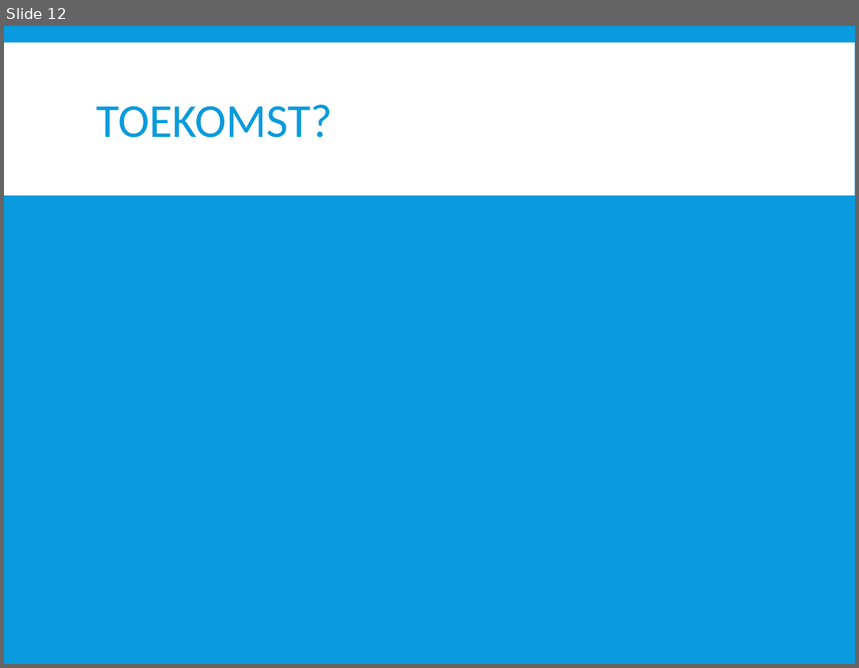
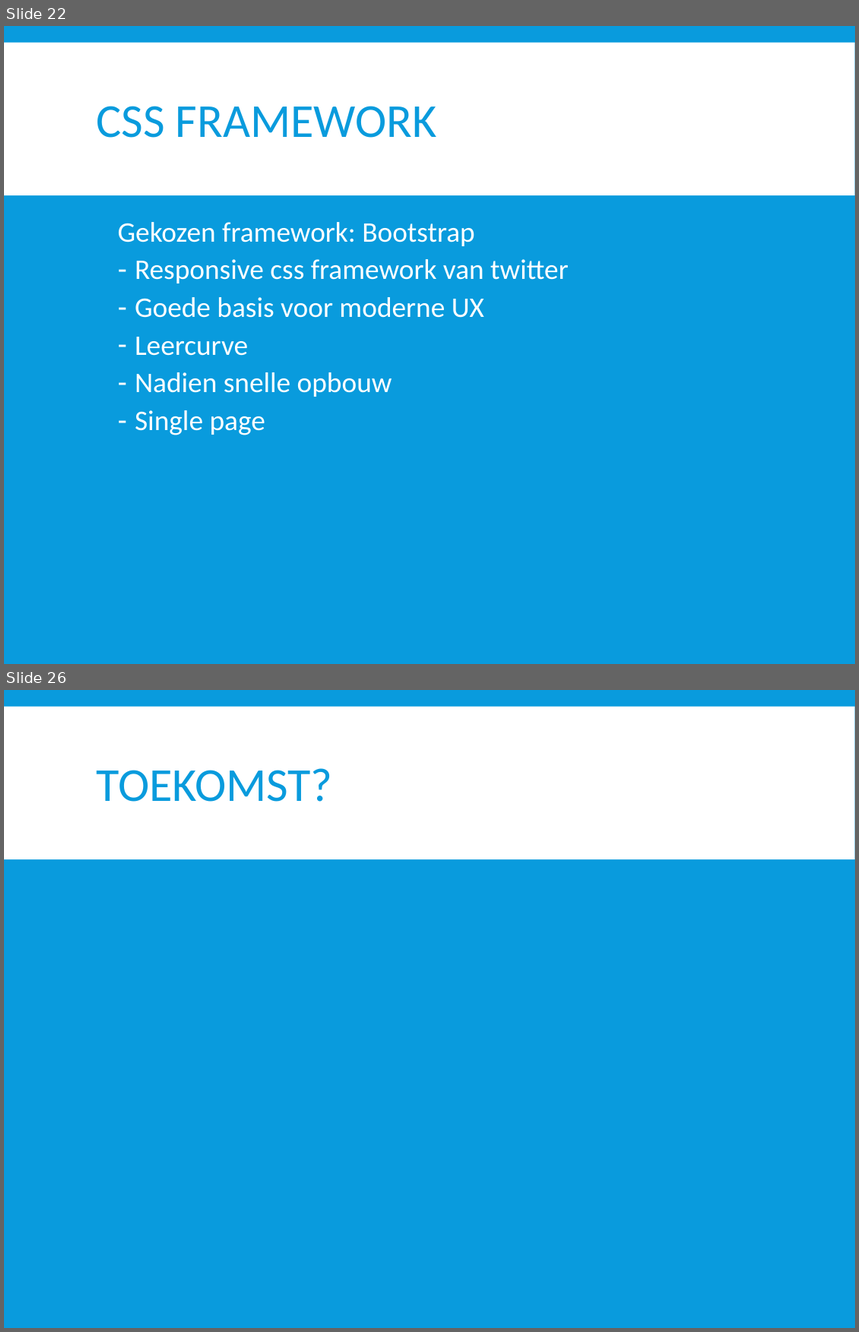
Before and after one commit to dlife/InstantInterview, a slide deck: Presentatie/2015 06 04 Presentatie II.pptx. Shown one above the other, each under a label of ours: slide 12 before the commit, slides 22 and 26 after it; the slides between them are not shown. The pictures are 859x668 and 859x1332 pixels, drawn with LibreOffice and Linux fonts; fonts in the diff are those of the drawing. Boxes give left, top, right and bottom in pixels: in the first picture for what was removed or moved away, otherwise in the second. Text is boxed around its words. In the diff, an @@ line names an element or a change of style, - is before the commit and + after.

```diff
--- a/Presentatie/2015 06 04 Presentatie II.pptx
+++ b/Presentatie/2015 06 04 Presentatie II.pptx
@@ slide 22 added at (x1=4, y1=26, x2=855, y2=664), background #099BDD; not listed: 1 template element that a slide beside it also shows @@
@@ title added at (x1=97, y1=106, x2=437, y2=138), 40 pt, text #099BDD @@
+CSS FRAMEWORK
@@ text added at (x1=118, y1=222, x2=569, y2=436), 24 pt, text #FFFFFF @@
+  Gekozen framework: Bootstrap
+  – Responsive css framework van twitter
+  – Goede basis voor moderne UX
+  – Leercurve
+  – Nadien snelle opbouw
+  – Single page
@@ what was slide 12 is now slide 26 @@
```
Also in this commit, not shown: 5 slides changed, 15 other slides added, 2 slides removed.
